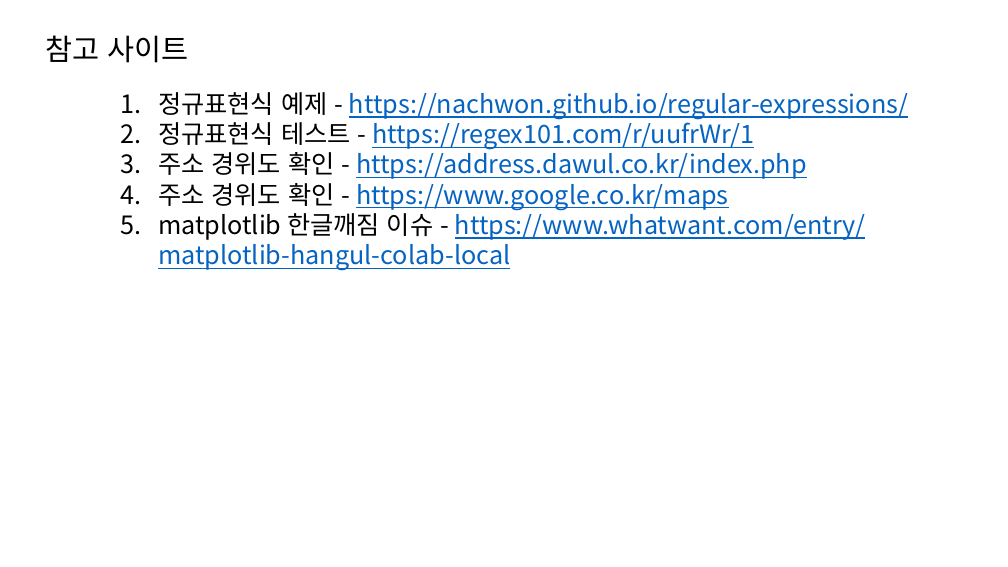
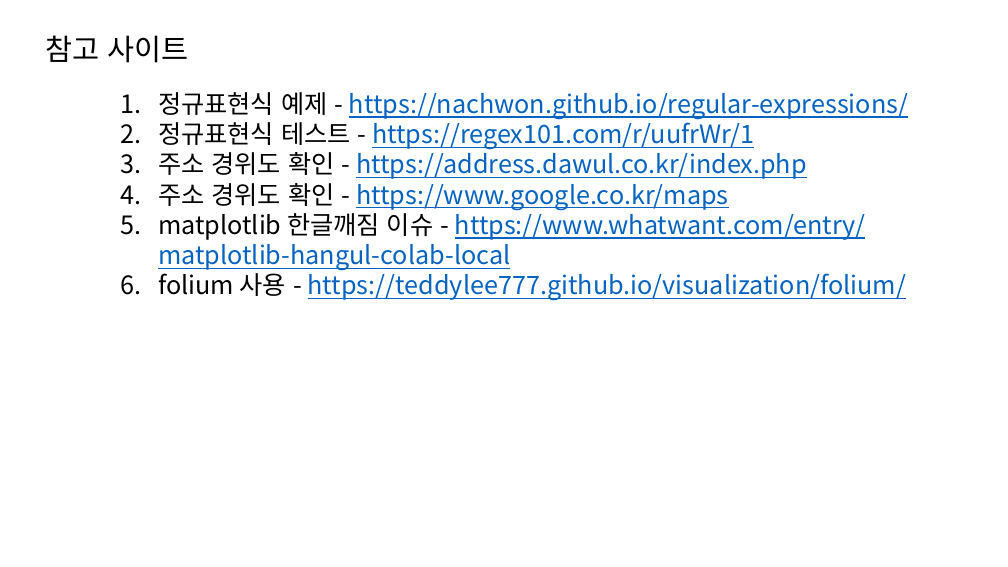
Before and after one commit to dev-hw/SeSAC-live_map, a slide deck: slide 31 of 230810.pptx (slide 28 before the commit). Drawn at 1008x567 pixels with LibreOffice and Linux fonts; fonts in the diff are those of the drawing. Boxes give left, top, right and bottom in pixels: in the first picture for what was removed or moved away, otherwise in the second. Text is boxed around its words. In the diff, an @@ line names an element or a change of style, - is before the commit and + after.

```diff
--- a/230810.pptx
+++ b/230810.pptx
@@ text at bbox=[158, 269, 907, 301]: paragraph added @@
+6. folium 사용 - https://teddylee777.github.io/visualization/folium/
```
Also in this commit, not shown: 3 slides added.
